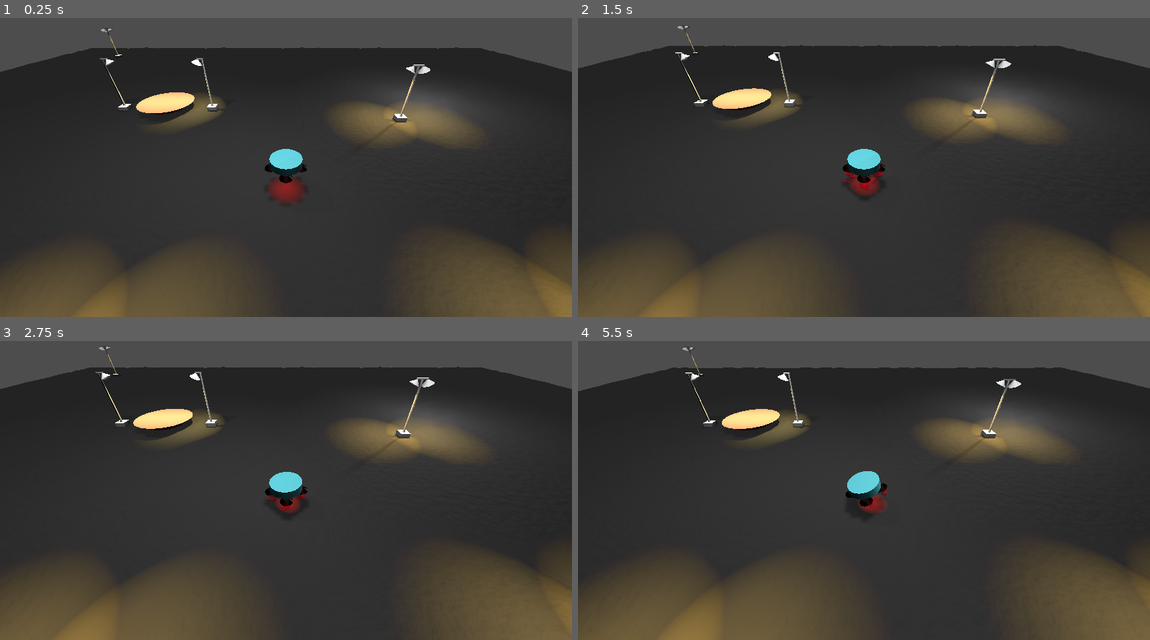
Above: before the commit, frames 1-4 (two rows, left to right).
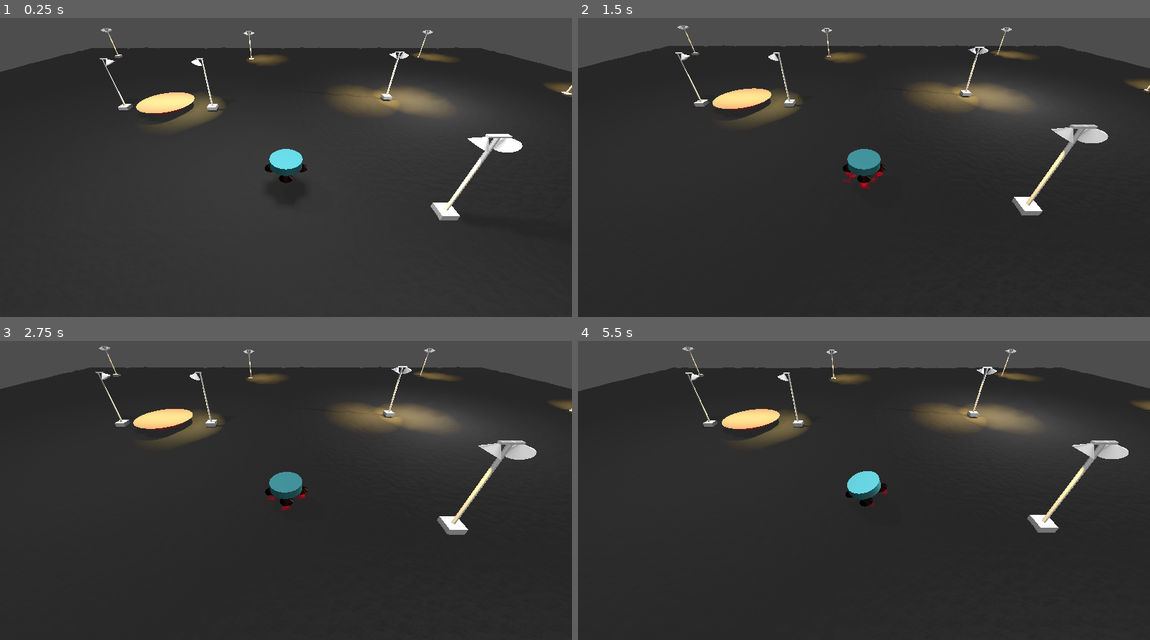
Above: after the commit, the same moments.

Repository: astnohk/LunarMouse3D
Game: Godot game, scene res://Levels/Level001.tscn
Same seed, same stepped clock (60 frames per second), same inputs: the game is played once before the commit and once after it.
Inputs (mouse positions are in pixels of both pictures, inside the frame that each line leads up to):
- Up to frame 1 (0.25 s): no input
- Up to frame 2 (1.5 s): move the mouse to (989, 140) at 0.52 s; press the mouse at (989, 140) at 0.53 s; move the mouse to (749, 173) at 1.27 s; release the mouse at (749, 173) at 1.28 s; click (749, 173) at 1.35 s
- Up to frame 3 (2.75 s): move the mouse to (343, 409) at 2.02 s; press the mouse at (343, 409) at 2.03 s
- Up to frame 4 (5.5 s): move the mouse to (835, 544) at 2.77 s; release the mouse at (835, 544) at 2.78 s; click (835, 544) at 2.85 s; move the mouse to (1035, 526) at 3.52 s; press the mouse at (1035, 526) at 3.53 s; move the mouse to (692, 430) at 4.27 s; release the mouse at (692, 430) at 4.28 s; click (692, 430) at 4.35 s; move the mouse to (892, 478) at 5.02 s; press the mouse at (892, 478) at 5.03 s

The runs differ from the first frame. In frame 1, 17% of the frame differs, in the area x 0-100%, y 3-100%; in frame 2, 22%; in frame 3, 23%; in frame 4, 23%, in the area x 0-100%, y 1-100%.

Commit message:
Bug fix and Improve World Environment
* Add volumetric fog.
* Fixed goal detection algorithm bugs.

Diff:
--- a/GoalStage.gd
+++ b/GoalStage.gd
@@ -33,10 +33,14 @@
 func _on_area_3d_body_entered(body):
 	if body.name in Colliding.keys():
 		Colliding[body.name] = true
-	Goal = true
-	for key in Colliding.keys():
-		Goal = Goal and Colliding[key]
+	updateGoal()
 
 func _on_area_3d_body_exited(body):
 	if body.name in Colliding.keys():
 		Colliding[body.name] = false
+	updateGoal()
+
+func updateGoal():
+	Goal = true
+	for key in Colliding.keys():
+		Goal = Goal and Colliding[key]
--- a/Levels/Level001.tscn
+++ b/Levels/Level001.tscn
@@ -6,6 +6,26 @@
 [ext_resource type="PackedScene" uid="uid://cyq7p1m4dlfly" path="res://Rocket/Rocket.tscn" id="4_i07oa"]
 [ext_resource type="PackedScene" uid="uid://dgcv15ppsv2bp" path="res://Objects/LightStands/LightStand001.tscn" id="5_nh6wg"]
 [ext_resource type="PackedScene" uid="uid://cen0t24ciso2" path="res://Objects/LightStands/LightStand002.tscn" id="6_l2ox2"]
+
+[sub_resource type="LabelSettings" id="LabelSettings_rwyjq"]
+font_size = 64
+font_color = Color(1, 0.25098, 0.25098, 1)
+
+[sub_resource type="Environment" id="Environment_ugbw5"]
+volumetric_fog_enabled = true
+volumetric_fog_density = 0.01
+
+[sub_resource type="FastNoiseLite" id="FastNoiseLite_wpcgp"]
+seed = 360
+
+[sub_resource type="NoiseTexture3D" id="NoiseTexture3D_j14cn"]
+noise = SubResource("FastNoiseLite_wpcgp")
+
+[sub_resource type="FogMaterial" id="FogMaterial_lgquu"]
+density = 0.07
+albedo = Color(0.545098, 0.545098, 0.545098, 1)
+height_falloff = 2.51676
+density_texture = SubResource("NoiseTexture3D_j14cn")
 
 [sub_resource type="PhysicsMaterial" id="PhysicsMaterial_dlljf"]
 friction = 0.75
@@ -68,95 +88,8 @@
 height = 0.1
 radius = 1.5
 
-[sub_resource type="LabelSettings" id="LabelSettings_rwyjq"]
-font_size = 64
-font_color = Color(1, 0.25098, 0.25098, 1)
-
 [node name="Root" type="Node3D"]
 script = ExtResource("1_ikbha")
-
-[node name="Floor" type="StaticBody3D" parent="."]
-physics_material_override = SubResource("PhysicsMaterial_dlljf")
-
-[node name="MeshInstance3D" type="MeshInstance3D" parent="Floor"]
-transform = Transform3D(1, 0, 0, 0, 1, 0, 0, 0, 1, 0, -0.166016, 0)
-mesh = SubResource("PlaneMesh_ngo4x")
-
-[node name="CollisionShape3D" type="CollisionShape3D" parent="Floor"]
-shape = SubResource("HeightMapShape3D_fvhyy")
-
-[node name="GoalStage" type="StaticBody3D" parent="."]
-transform = Transform3D(1, 0, 0, 0, 1, 0, 0, 0, 1, -6.79274, 0.271678, -6.367)
-physics_material_override = SubResource("PhysicsMaterial_drmpy")
-script = ExtResource("3_bpf7o")
-
-[node name="MeshInstance3D" type="MeshInstance3D" parent="GoalStage"]
-mesh = SubResource("CylinderMesh_aq0pc")
-
-[node name="CollisionShape3D" type="CollisionShape3D" parent="GoalStage"]
-shape = SubResource("CylinderShape3D_6f0ya")
-
-[node name="Area3D" type="Area3D" parent="GoalStage"]
-transform = Transform3D(1, 0, 0, 0, 1, 0, 0, 0, 1, 0, 0.19172, 0)
-disable_mode = 2
-
-[node name="CollisionShape3D" type="CollisionShape3D" parent="GoalStage/Area3D"]
-shape = SubResource("CylinderShape3D_0tmqx")
-
-[node name="Rocket" parent="." instance=ExtResource("4_i07oa")]
-
-[node name="SunLight" type="DirectionalLight3D" parent="."]
-transform = Transform3D(1, 0, 0, 0, 1.19249e-08, 1, 0, -1, 1.19249e-08, 0, 2.34714, 0)
-light_energy = 0.25
-
-[node name="OmniLight3D" type="OmniLight3D" parent="."]
-transform = Transform3D(1, 0, 0, 0, 1, 0, 0, 0, 1, 0, 5.78192, 0)
-light_energy = 2.0
-shadow_enabled = true
-omni_range = 94.638
-omni_attenuation = 1.7411
-
-[node name="OmniLight3D2" type="OmniLight3D" parent="."]
-transform = Transform3D(1, 0, 0, 0, 1, 0, 0, 0, 1, 2.89335, 2.69776, 10.2112)
-light_energy = 2.0
-shadow_enabled = true
-omni_range = 94.638
-omni_attenuation = 1.7411
-
-[node name="OmniLight3D3" type="OmniLight3D" parent="."]
-transform = Transform3D(1, 0, 0, 0, 1, 0, 0, 0, 1, -6.7171, 9.49457, -2.85772)
-light_energy = 2.0
-shadow_enabled = true
-omni_range = 94.638
-omni_attenuation = 1.7411
-
-[node name="OmniLight3D4" type="OmniLight3D" parent="."]
-transform = Transform3D(1, 0, 0, 0, 1, 0, 0, 0, 1, 8.56951, 2.20489, -7.34712)
-light_energy = 2.0
-shadow_enabled = true
-omni_range = 94.638
-omni_attenuation = 1.7411
-
-[node name="LightStand001_001" parent="." instance=ExtResource("5_nh6wg")]
-transform = Transform3D(1, 0, 0, 0, 1, 0, 0, 0, 1, 6, 0, 4.09194)
-
-[node name="LightStand001_002" parent="." instance=ExtResource("5_nh6wg")]
-transform = Transform3D(1, 0, 0, 0, 1, 0, 0, 0, 1, 6, 0, -5)
-
-[node name="LightStand001_003" parent="." instance=ExtResource("5_nh6wg")]
-transform = Transform3D(1, 0, 0, 0, 1, 0, 0, 0, 1, -18.0447, 9.53674e-07, -19.5065)
-
-[node name="LightStand001_004" parent="." instance=ExtResource("5_nh6wg")]
-transform = Transform3D(1, 0, 0, 0, 1, 0, 0, 0, 1, -13.5174, 0, 4.43166)
-
-[node name="LightStand001_005" parent="." instance=ExtResource("5_nh6wg")]
-transform = Transform3D(1, 0, 0, 0, 1, 0, 0, 0, 1, -3.82742, 0, 4.43166)
-
-[node name="LightStand002_001" parent="." instance=ExtResource("6_l2ox2")]
-transform = Transform3D(1, 0, 0, 0, 1, 0, 0, 0, 1, -9.26448, 0, -6.36412)
-
-[node name="LightStand002_002" parent="." instance=ExtResource("6_l2ox2")]
-transform = Transform3D(-1, 0, -8.74228e-08, 0, 1, 0, 8.74228e-08, 0, -1, -4.23447, 0, -6.36412)
 
 [node name="Panel" type="Panel" parent="."]
 visible = false
@@ -165,19 +98,28 @@
 anchor_top = 0.5
 anchor_right = 0.5
 anchor_bottom = 0.5
-offset_left = -89.5
-offset_top = -48.0
-offset_right = 89.5
-offset_bottom = 48.0
+offset_left = -150.0
+offset_top = -100.0
+offset_right = 150.0
+offset_bottom = 100.0
 grow_horizontal = 2
 grow_vertical = 2
-size_flags_horizontal = 6
-size_flags_vertical = 6
+size_flags_horizontal = 3
+size_flags_vertical = 3
 
 [node name="Label" type="Label" parent="Panel"]
-layout_mode = 0
-offset_right = 181.0
-offset_bottom = 93.0
+layout_mode = 1
+anchors_preset = 8
+anchor_left = 0.5
+anchor_top = 0.5
+anchor_right = 0.5
+anchor_bottom = 0.5
+offset_left = -90.5
+offset_top = -46.5
+offset_right = 90.5
+offset_bottom = 46.5
+grow_horizontal = 2
+grow_vertical = 2
 auto_translate = false
 localize_numeral_system = false
 text = "GOAL"
@@ -185,5 +127,126 @@
 horizontal_alignment = 1
 vertical_alignment = 1
 
+[node name="WorldEnvironment" type="WorldEnvironment" parent="."]
+environment = SubResource("Environment_ugbw5")
+
+[node name="FogVolume" type="FogVolume" parent="."]
+transform = Transform3D(1, 0, 0, 0, 1, 0, 0, 0, 1, 0, 24.4814, 0)
+shape = 4
+material = SubResource("FogMaterial_lgquu")
+
+[node name="Floor" type="StaticBody3D" parent="."]
+physics_material_override = SubResource("PhysicsMaterial_dlljf")
+
+[node name="MeshInstance3D" type="MeshInstance3D" parent="Floor"]
+transform = Transform3D(1, 0, 0, 0, 1, 0, 0, 0, 1, 0, -0.166016, 0)
+mesh = SubResource("PlaneMesh_ngo4x")
+
+[node name="CollisionShape3D" type="CollisionShape3D" parent="Floor"]
+shape = SubResource("HeightMapShape3D_fvhyy")
+
+[node name="GoalStage" type="StaticBody3D" parent="."]
+transform = Transform3D(1, 0, 0, 0, 1, 0, 0, 0, 1, -6.79274, 0.271678, -6.367)
+physics_material_override = SubResource("PhysicsMaterial_drmpy")
+script = ExtResource("3_bpf7o")
+
+[node name="MeshInstance3D" type="MeshInstance3D" parent="GoalStage"]
+mesh = SubResource("CylinderMesh_aq0pc")
+
+[node name="CollisionShape3D" type="CollisionShape3D" parent="GoalStage"]
+shape = SubResource("CylinderShape3D_6f0ya")
+
+[node name="Area3D" type="Area3D" parent="GoalStage"]
+transform = Transform3D(1, 0, 0, 0, 1, 0, 0, 0, 1, 0, 0.19172, 0)
+disable_mode = 2
+
+[node name="CollisionShape3D" type="CollisionShape3D" parent="GoalStage/Area3D"]
+shape = SubResource("CylinderShape3D_0tmqx")
+
+[node name="Rocket" parent="." instance=ExtResource("4_i07oa")]
+
+[node name="SunLight" type="DirectionalLight3D" parent="."]
+transform = Transform3D(1, 0, 0, 0, 1.19249e-08, 1, 0, -1, 1.19249e-08, 0, 2.34714, 0)
+light_energy = 0.25
+
+[node name="OmniLights" type="Node3D" parent="."]
+
+[node name="OmniLight3D" type="OmniLight3D" parent="OmniLights"]
+transform = Transform3D(1, 0, 0, 0, 1, 0, 0, 0, 1, 0, 5.78192, 0)
+light_energy = 2.0
+shadow_enabled = true
+omni_range = 94.638
+omni_attenuation = 1.7411
+
+[node name="OmniLight3D2" type="OmniLight3D" parent="OmniLights"]
+transform = Transform3D(1, 0, 0, 0, 1, 0, 0, 0, 1, 2.89335, 2.69776, 10.2112)
+light_energy = 2.0
+shadow_enabled = true
+omni_range = 94.638
+omni_attenuation = 1.7411
+
+[node name="OmniLight3D3" type="OmniLight3D" parent="OmniLights"]
+transform = Transform3D(1, 0, 0, 0, 1, 0, 0, 0, 1, -6.7171, 9.49457, -2.85772)
+light_energy = 2.0
+shadow_enabled = true
+omni_range = 94.638
+omni_attenuation = 1.7411
+
+[node name="OmniLight3D4" type="OmniLight3D" parent="OmniLights"]
+transform = Transform3D(1, 0, 0, 0, 1, 0, 0, 0, 1, 8.56951, 2.20489, -7.34712)
+light_energy = 2.0
+shadow_enabled = true
+omni_range = 94.638
+omni_attenuation = 1.7411
+
+[node name="LightStand001s" type="Node3D" parent="."]
+
+[node name="LightStand001_001" parent="LightStand001s" instance=ExtResource("5_nh6wg")]
+transform = Transform3D(1, 0, 0, 0, 1, 0, 0, 0, 1, 4.69139, 0, 1.04783)
+
+[node name="LightStand001_002" parent="LightStand001s" instance=ExtResource("5_nh6wg")]
+transform = Transform3D(1, 0, 0, 0, 1, 0, 0, 0, 1, 6.39995, 0, -7.93515)
+
+[node name="LightStand001_003" parent="LightStand001s" instance=ExtResource("5_nh6wg")]
+transform = Transform3D(1, 0, 0, 0, 1, 0, 0, 0, 1, -18.0447, 9.53674e-07, -19.5065)
+
+[node name="LightStand001_004" parent="LightStand001s" instance=ExtResource("5_nh6wg")]
+transform = Transform3D(1, 0, 0, 0, 1, 0, 0, 0, 1, -13.5174, 0, 4.43166)
+
+[node name="LightStand001_005" parent="LightStand001s" instance=ExtResource("5_nh6wg")]
+transform = Transform3D(1, 0, 0, 0, 1, 0, 0, 0, 1, -3.31923, -9.53674e-07, 8.03943)
+
+[node name="LightStand001_006" parent="LightStand001s" instance=ExtResource("5_nh6wg")]
+transform = Transform3D(1, 0, 0, 0, 1, 0, 0, 0, 1, -3.93501, -0.107696, 17.908)
+
+[node name="LightStand001_007" parent="LightStand001s" instance=ExtResource("5_nh6wg")]
+transform = Transform3D(1, 0, 0, 0, 1, 0, 0, 0, 1, 12.0618, -0.107696, 17.908)
+
+[node name="LightStand001_008" parent="LightStand001s" instance=ExtResource("5_nh6wg")]
+transform = Transform3D(1, 0, 0, 0, 1, 0, 0, 0, 1, 19.1478, -0.107696, 5.66444)
+
+[node name="LightStand001_009" parent="LightStand001s" instance=ExtResource("5_nh6wg")]
+transform = Transform3D(1, 0, 0, 0, 1, 0, 0, 0, 1, 19.0242, -0.107697, -8.92965)
+
+[node name="LightStand001_010" parent="LightStand001s" instance=ExtResource("5_nh6wg")]
+transform = Transform3D(1, 0, 0, 0, 1, 0, 0, 0, 1, 14.5104, -0.107697, -19.8306)
+
+[node name="LightStand001_011" parent="LightStand001s" instance=ExtResource("5_nh6wg")]
+transform = Transform3D(1, 0, 0, 0, 1, 0, 0, 0, 1, -3.66063, -0.107697, -18.9038)
+
+[node name="LightStand001_012" parent="LightStand001s" instance=ExtResource("5_nh6wg")]
+transform = Transform3D(1, 0, 0, 0, 1, 0, 0, 0, 1, -19.055, -0.107696, 15.4581)
+
+[node name="LightStand001_013" parent="LightStand001s" instance=ExtResource("5_nh6wg")]
+transform = Transform3D(1, 0, 0, 0, 1, 0, 0, 0, 1, -20.4952, -0.107696, -5.86024)
+
+[node name="LightStand002s" type="Node3D" parent="."]
+
+[node name="LightStand002_001" parent="LightStand002s" instance=ExtResource("6_l2ox2")]
+transform = Transform3D(1, 0, 0, 0, 1, 0, 0, 0, 1, -9.26448, 0, -6.36412)
+
+[node name="LightStand002_002" parent="LightStand002s" instance=ExtResource("6_l2ox2")]
+transform = Transform3D(-1, 0, -8.74228e-08, 0, 1, 0, 8.74228e-08, 0, -1, -4.23447, 0, -6.36412)
+
 [connection signal="body_entered" from="GoalStage/Area3D" to="GoalStage" method="_on_area_3d_body_entered"]
 [connection signal="body_exited" from="GoalStage/Area3D" to="GoalStage" method="_on_area_3d_body_exited"]
--- a/Objects/LightStands/LightStand001.tscn
+++ b/Objects/LightStands/LightStand001.tscn
@@ -39,6 +39,7 @@
 light_color = Color(1, 0.772549, 0.321569, 1)
 light_energy = 4.0
 light_indirect_energy = 2.0
+light_volumetric_fog_energy = 16.0
 shadow_enabled = true
 distance_fade_begin = 3.0
 distance_fade_shadow = 10.0
@@ -48,6 +49,7 @@
 light_color = Color(1, 0.772549, 0.321569, 1)
 light_energy = 4.0
 light_indirect_energy = 2.0
+light_volumetric_fog_energy = 16.0
 shadow_enabled = true
 distance_fade_begin = 3.0
 distance_fade_shadow = 10.0
--- a/Objects/LightStands/LightStand002.tscn
+++ b/Objects/LightStands/LightStand002.tscn
@@ -38,4 +38,5 @@
 light_color = Color(1, 0.839216, 0.4, 1)
 light_energy = 4.0
 light_indirect_energy = 2.0
+light_volumetric_fog_energy = 16.0
 shadow_enabled = true
--- /dev/null
+++ b/Rocket/Materials/M_RocketGas.tres
@@ -0,0 +1,6 @@
+[gd_resource type="StandardMaterial3D" format=3 uid="uid://cm5p6lpv3j8e6"]
+
+[resource]
+transparency = 1
+albedo_color = Color(0.823529, 0, 0.192157, 0.294118)
+emission = Color(0.752941, 0.0745098, 0, 1)
--- a/Rocket/Meshes/SM_RocketGas.tres
+++ b/Rocket/Meshes/SM_RocketGas.tres
@@ -1,11 +1,9 @@
 [gd_resource type="SphereMesh" load_steps=2 format=3 uid="uid://den74hg54dxup"]
 
-[sub_resource type="StandardMaterial3D" id="StandardMaterial3D_gxicd"]
-transparency = 1
-albedo_color = Color(0.713726, 0, 0.160784, 0.360784)
+[ext_resource type="Material" uid="uid://cm5p6lpv3j8e6" path="res://Rocket/Materials/M_RocketGas.tres" id="1_tb58d"]
 
 [resource]
-material = SubResource("StandardMaterial3D_gxicd")
+material = ExtResource("1_tb58d")
 radius = 0.1
 height = 0.1
 radial_segments = 5
Not shown: 1 places in Levels/Level001.tscn that only renumber resources
Not shown: 6 places in Rocket/Rocket.tscn that only renumber resources
